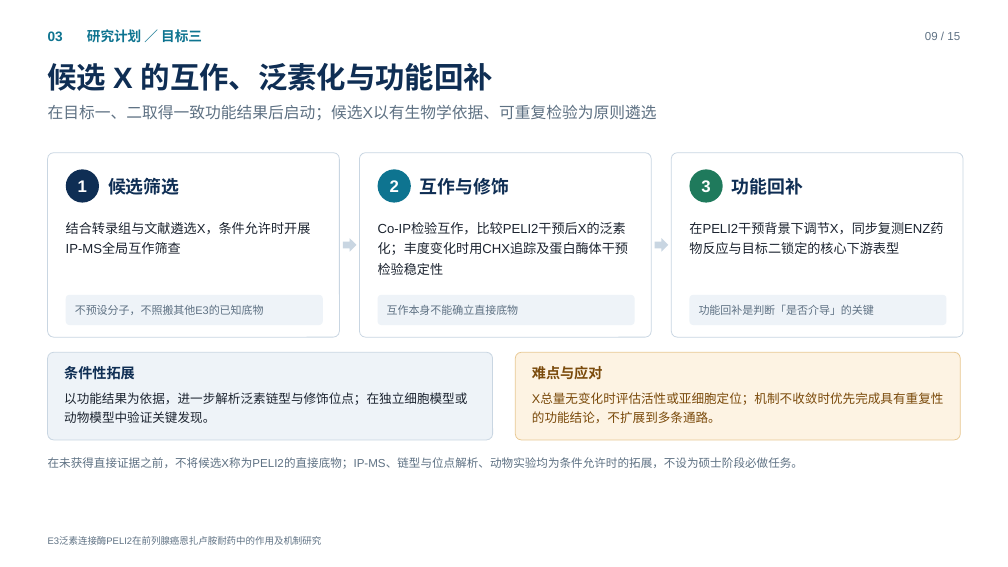
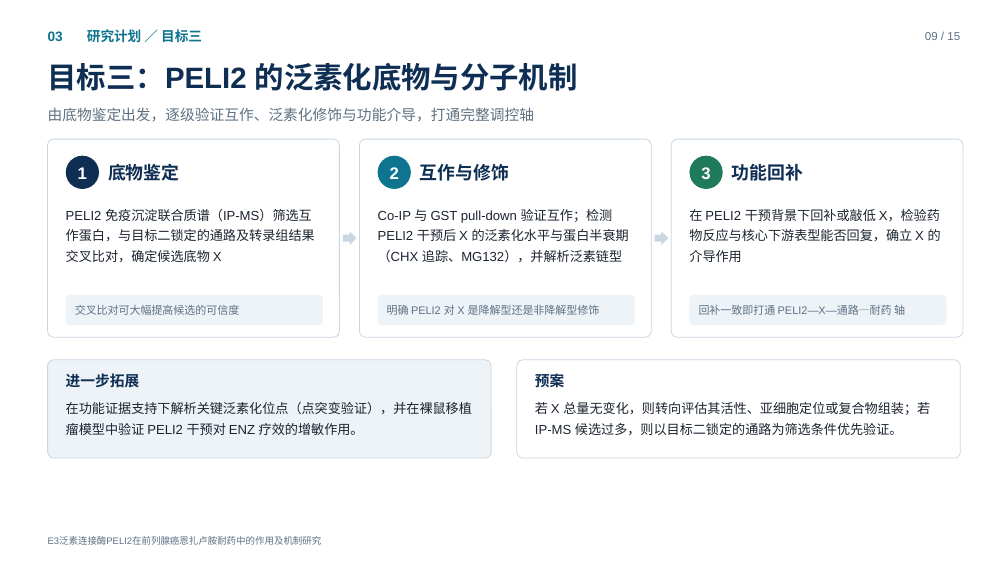
Before and after one commit to query11/test, a slide deck: slide 9 of PELI2开题/PELI2_开题报告.pptx. Drawn at 1008x567 pixels with LibreOffice and Linux fonts; fonts in the diff are those of the drawing. Boxes give left, top, right and bottom in pixels: in the first picture for what was removed or moved away, otherwise in the second. Text is boxed around its words. In the diff, an @@ line names an element or a change of style, - is before the commit and + after.

```diff
--- a/PELI2开题/PELI2_开题报告.pptx
+++ b/PELI2开题/PELI2_开题报告.pptx
@@ text at [48, 63, 578, 91]: text changed @@
-候选 X 的互作、泛素化与功能回补
+目标三：PELI2 的泛素化底物与分子机制
@@ text at [48, 107, 534, 122]: text changed; size 15 to 14 pt @@
-在目标一、二取得一致功能结果后启动；候选X以有生物学依据、可重复检验为原则遴选
+由底物鉴定出发，逐级验证互作、泛素化修饰与功能介导，打通完整调控轴
@@ text "由底物鉴定出发，逐级验证互作、泛素化修饰与功能介导，打通完整调控轴" at [48, 107, 534, 122]: vertical alignment top to middle @@
@@ rounded rectangle: place and size @@
-rounded rectangle at [48, 153, 340, 337]
+rounded rectangle at [48, 139, 340, 337]
@@ rounded rectangle: place and size @@
-rounded rectangle at [359, 153, 651, 337]
+rounded rectangle at [359, 139, 651, 337]
@@ rounded rectangle: place and size @@
-rounded rectangle at [671, 153, 963, 337]
+rounded rectangle at [671, 139, 963, 337]
@@ text at [108, 164, 179, 181]: text changed @@
-候选筛选
+底物鉴定
@@ 5 texts, 3 ellipses: place and size @@
-5 texts, 3 ellipses at [66, 169, 803, 203]
+5 texts, 3 ellipses at [66, 156, 803, 189]
@@ text at [66, 209, 315, 262]: text changed @@
-结合转录组与文献遴选X，条件允许时开展IP-MS全局互作筛查
+PELI2 免疫沉淀联合质谱（IP-MS）筛选互作蛋白，与目标二锁定的通路及转录组结果交叉比对，确定候选底物 X
@@ text at [378, 209, 629, 262]: text changed @@
-Co-IP检验互作，比较PELI2干预后X的泛素化；丰度变化时用CHX追踪及蛋白酶体干预检验稳定性
+Co-IP 与 GST pull-down 验证互作；检测 PELI2 干预后 X 的泛素化水平与蛋白半衰期（CHX 追踪、MG132），并解析泛素链型
@@ text at [689, 209, 941, 262]: text changed @@
-在PELI2干预背景下调节X，同步复测ENZ药物反应与目标二锁定的核心下游表型
+在 PELI2 干预背景下回补或敲低 X，检验药物反应与核心下游表型能否回复，确立 X 的介导作用
@@ right arrow: place and size @@
-right arrow at [343, 238, 357, 252]
+right arrow at [343, 231, 357, 245]
@@ right arrow: place and size @@
-right arrow at [655, 238, 668, 252]
+right arrow at [655, 231, 668, 245]
@@ text at [75, 305, 239, 315]: text changed @@
-不预设分子，不照搬其他E3的已知底物
+交叉比对可大幅提高候选的可信度
@@ text at [387, 305, 600, 315]: text changed @@
-互作本身不能确立直接底物
+明确 PELI2 对 X 是降解型还是非降解型修饰
@@ text at [699, 305, 905, 315]: text changed @@
-功能回补是判断「是否介导」的关键
+回补一致即打通 PELI2—X—通路—耐药 轴
@@ proportions changed in 4 elements at [48, 139, 340, 337], [359, 139, 651, 337], [671, 139, 963, 337], [48, 360, 492, 458] @@
@@ rounded rectangle: place and size @@
-rounded rectangle at [48, 352, 493, 440]
+rounded rectangle at [48, 360, 492, 458]
@@ text at [66, 373, 140, 388]: text changed; size 13.5 to 14 pt @@
-条件性拓展
+进一步拓展
@@ rounded rectangle: place and size @@
-rounded rectangle at [516, 352, 961, 440]
+rounded rectangle at [517, 360, 961, 458]
@@ rounded rectangle at [517, 360, 961, 458]: fill #FDF3E3 to #FFFFFF; outline #E8C892 0.75 pt to #C9D6E2 0.75 pt; proportions changed @@
@@ text at [535, 371, 564, 390]: text changed; size 13.5 to 14 pt; text colour #7A4A0B to #0F2E54 @@
-难点与应对
+预案
@@ text at [66, 402, 472, 435]: text changed; size 12 to 12.5 pt @@
-以功能结果为依据，进一步解析泛素链型与修饰位点；在独立细胞模型或动物模型中验证关键发现。
+在功能证据支持下解析关键泛素化位点（点突变验证），并在裸鼠移植瘤模型中验证 PELI2 干预对 ENZ 疗效的增敏作用。
@@ text at [535, 402, 930, 435]: text changed; size 12 to 12.5 pt; text colour #7A4A0B to #1C2430 @@
-X总量无变化时评估活性或亚细胞定位；机制不收敛时优先完成具有重复性的功能结论，不扩展到多条通路。
+若 X 总量无变化，则转向评估其活性、亚细胞定位或复合物组装；若 IP-MS 候选过多，则以目标二锁定的通路为筛选条件优先验证。
@@ text removed at [48, 457, 803, 469] @@
-在未获得直接证据之前，不将候选X称为PELI2的直接底物；IP-MS、链型与位点解析、动物实验均为条件允许时的拓展，不设为硕士阶段必做任务。
```
Also in this commit, not shown: 7 other slides changed, 7 slides added, 7 slides removed, 2 other files.
